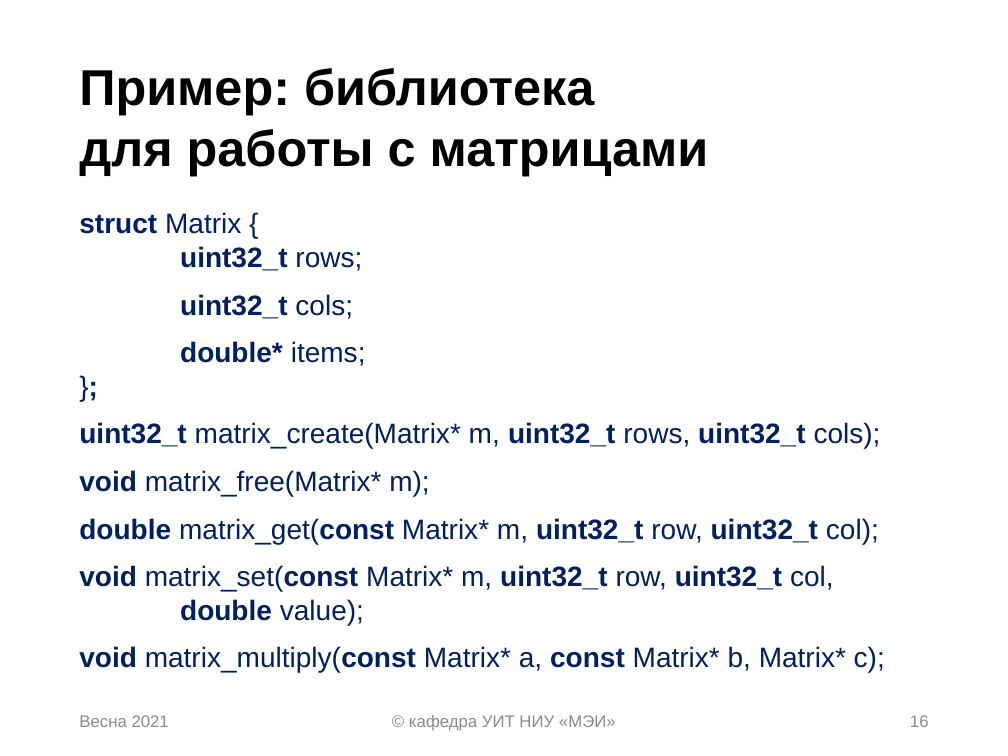
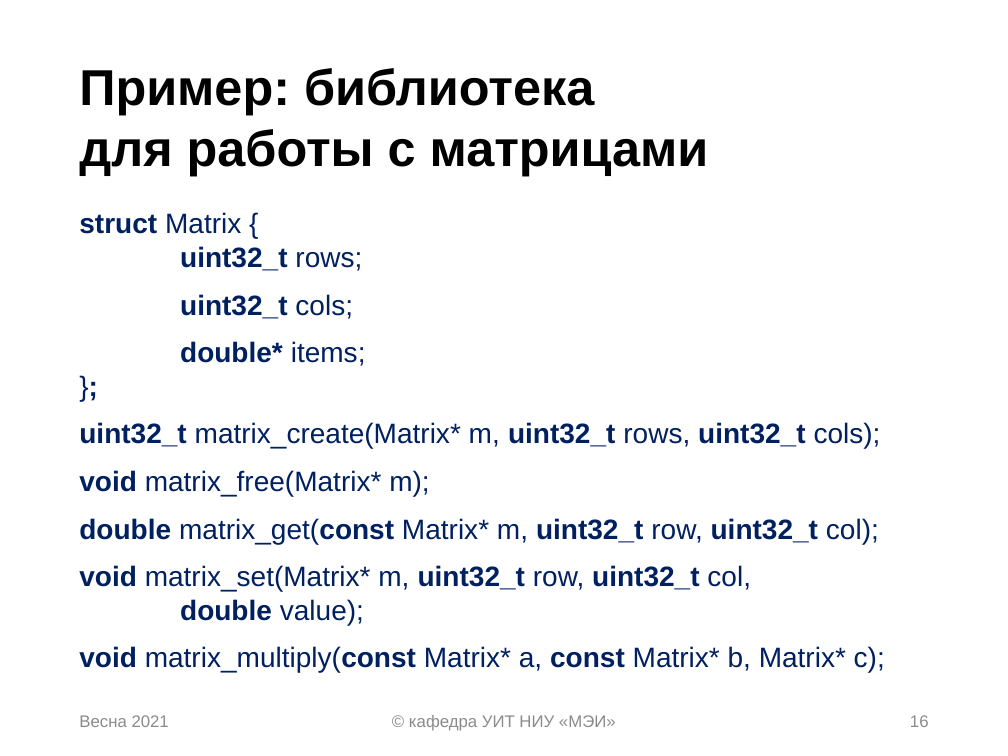
Before and after one commit to uii-mpei/cs-libs-lecture, a slide deck: slide 16 of lecture07_library.pptx. Drawn at 1008x756 pixels with LibreOffice and Linux fonts; fonts in the diff are those of the drawing. Boxes give left, top, right and bottom in pixels: in the first picture for what was removed or moved away, otherwise in the second. Text is boxed around its words. In the diff, an @@ line names an element or a change of style, - is before the commit and + after.

```diff
--- a/lecture07_library.pptx
+++ b/lecture07_library.pptx
@@ text at box(79, 565, 751, 625): text changed @@
-void matrix_set(const Matrix* m, uint32_t row, uint32_t col,
-double value);
+void matrix_set(Matrix* m, uint32_t row, uint32_t col,
+double value);
```
Also in this commit, not shown: 8 other slides changed.
